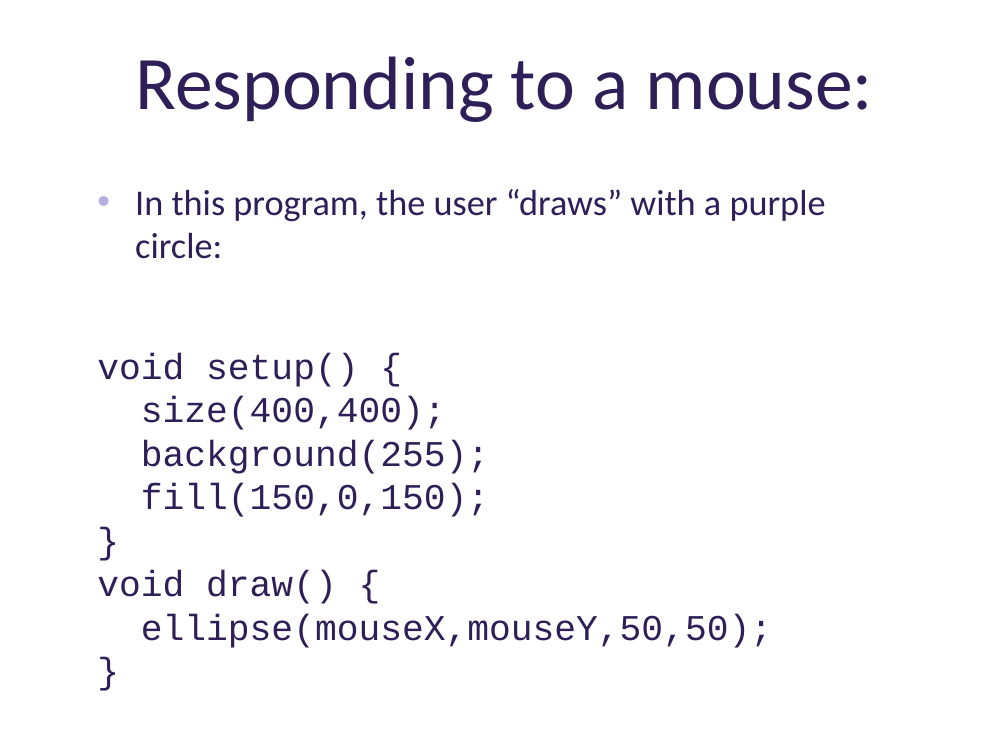
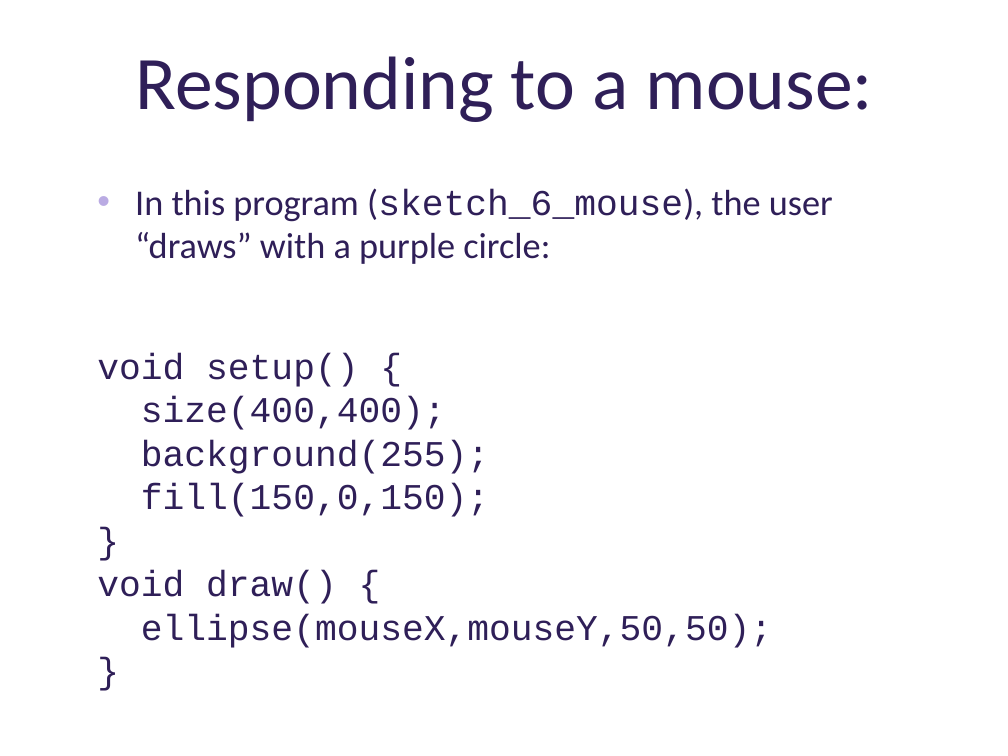
Before and after one commit to deenaengel/TF3_ProcessingSlides, a slide deck: slide 34 of Processing_Presentation_TF3_DE_notes.pptx. Drawn at 1008x756 pixels with LibreOffice and Linux fonts; fonts in the diff are those of the drawing; background and template pictures are left out. Boxes give left, top, right and bottom in pixels: in the first picture for what was removed or moved away, otherwise in the second. Text is boxed around its words. In the diff, an @@ line names an element or a change of style, - is before the commit and + after.

Commit message:
Final touches for now
Added the file names for the sketches; several spellings changed.

```diff
--- a/Processing_Presentation_TF3_DE_notes.pptx
+++ b/Processing_Presentation_TF3_DE_notes.pptx
@@ text at bbox=[135, 188, 833, 264]: text changed @@
-• In this program, the user “draws” with a purple circle:
+• In this program (sketch_6_mouse), the user “draws” with a purple circle:
```
Also in this commit, not shown: 10 other slides changed, 1 slide added.
